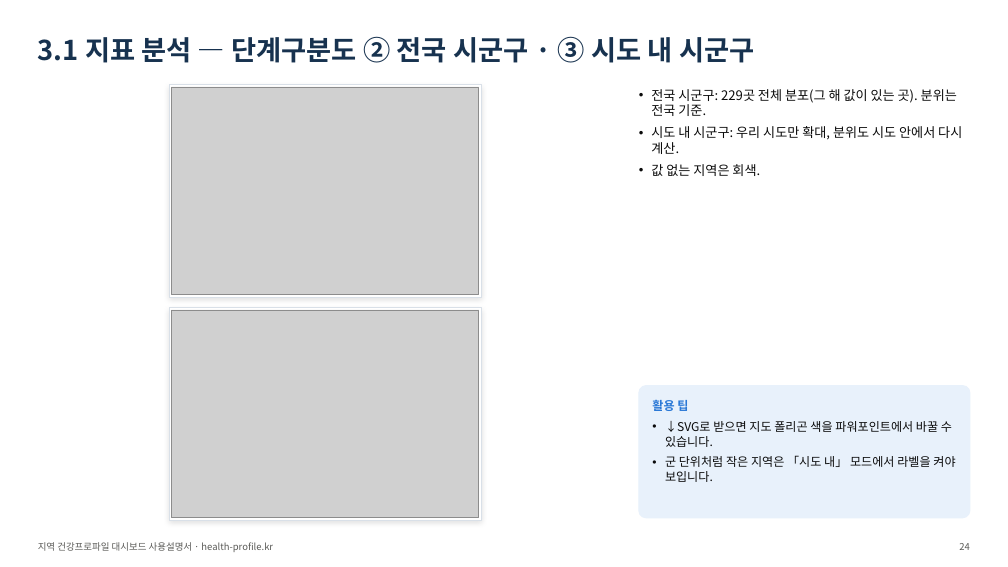
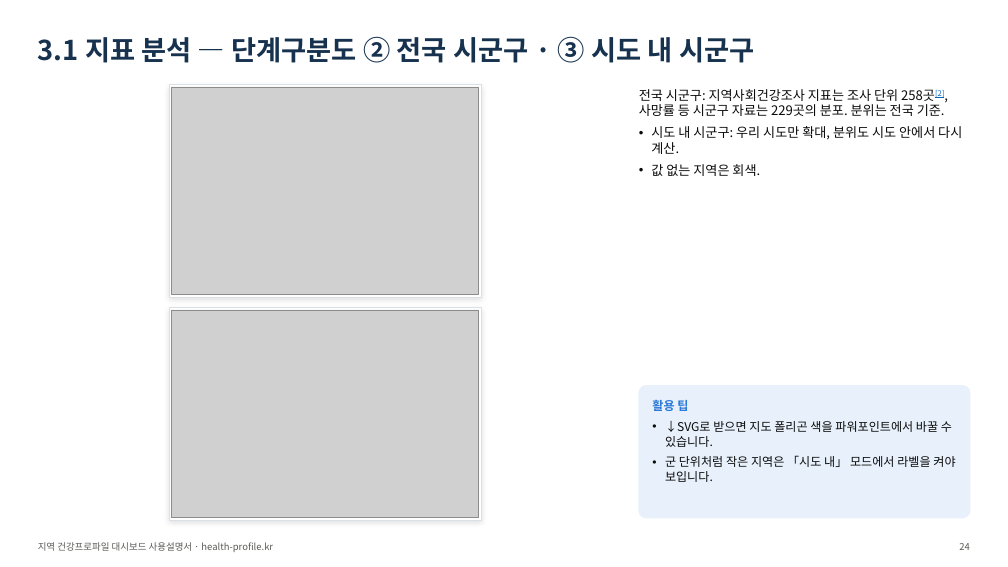
Before and after one commit to soonryu74/soonryu74.github.io, a slide deck: slide 24 of health-dashboard/docs/지역건강프로파일_대시보드_사용설명서_v1.pptx. Drawn at 1008x567 pixels with LibreOffice and Linux fonts; fonts in the diff are those of the drawing; grey boxes stand for pictures. Boxes give left, top, right and bottom in pixels: in the first picture for what was removed or moved away, otherwise in the second. Text is boxed around its words. In the diff, an @@ line names an element or a change of style, - is before the commit and + after.

```diff
--- a/health-dashboard/docs/지역건강프로파일_대시보드_사용설명서_v1.pptx
+++ b/health-dashboard/docs/지역건강프로파일_대시보드_사용설명서_v1.pptx
@@ text at (x1=639, y1=89, x2=945, y2=116): text changed @@
-• 전국 시군구: 229곳 전체 분포(그 해 값이 있는 곳). 분위는 전국 기준.
+• 전국 시군구: 지역사회건강조사 지표는 조사 단위 258곳[2], 사망률 등 시군구 자료는 229곳의 분포. 분위는 전국 기준.
```
Also in this commit, not shown: 8 other slides changed, 54 other files.
